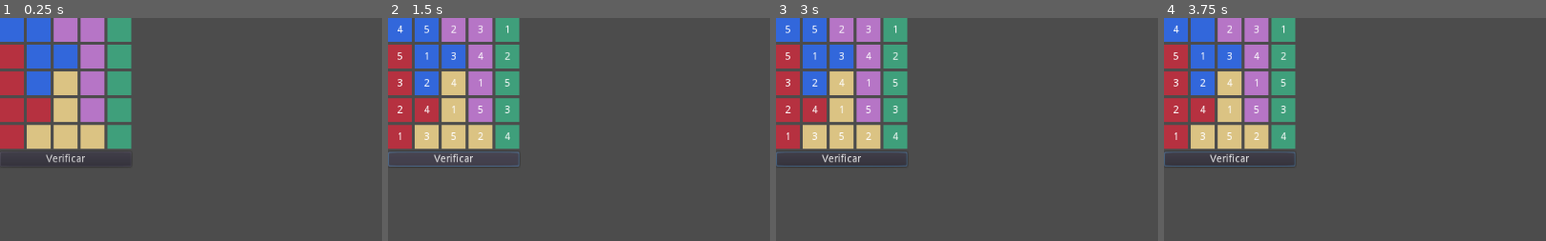
Above: before the commit, frames 1-4 (left to right).
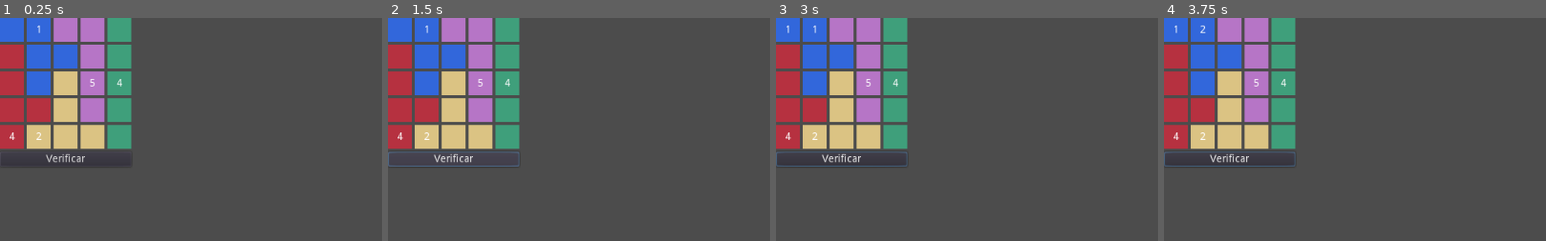
Above: after the commit, the same moments.

Repository: IndieDevEs/reto-5-logi-five
Game: Godot game, scene res://Game/Game.tscn
Same seed, same stepped clock (60 frames per second), same inputs: the game is played once before the commit and once after it.
Inputs (mouse positions are % of the whole screen's width and height, from its top left):
- Up to frame 1 (0.25 s): no input
- Up to frame 2 (1.5 s): click "Verificar" at 0.5 s; click "Verificar" at 1.25 s
- Up to frame 3 (3 s): click "Verificar" at 2 s; tap Enter at 2.75 s; move the mouse to (2, 3) at 2.77 s; click (2, 3) at 2.92 s
- Up to frame 4 (3.75 s): tap Space at 3.5 s; move the mouse to (5, 3) at 3.52 s; click (5, 3) at 3.67 s
The pictures show only the part of the screen within x 0-50%, y 0-50%; the shares and areas given below are measured in that part.

The runs differ from the first frame. In frame 1, 0.1% of the frame differs, in the area x 2-32%, y 3-55%; in frame 2, 0.7%; in frame 3, 0.7%; in frame 4, 0.7%.

Commit message:
Al iniciarl el juego se cargan las pistas del Stage

Diff:
--- a/jjmontes/Stages/Stage.gd
+++ b/jjmontes/Stages/Stage.gd
@@ -2,7 +2,6 @@
 
 var _permutations_class = load("res://Scripts/Permutations.gd")
 
-var _random = RandomNumberGenerator.new()
 var _permutations = _permutations_class.new()
 var block_scene = preload("res://Block/Block.tscn")
 var textures = [
@@ -49,8 +48,10 @@
 ]
 
 func _ready():
-	_random.randomize()
 	_render_stage(0)
+	var stage = stages[0]
+	stage = _create_stage(stage)
+	_draw_clues(stage)
 
 func _render_stage(stage_index):
 	var available_textures = textures.duplicate()
@@ -103,10 +104,7 @@
 	return group
 
 func _on_Button_pressed():
-	#TODO: Probando carga de Stage
-	var stage = stages[0]
-	stage = _create_stage(stage)
-	_draw_stage(stage)
+	pass
 
 func _create_stage(stage):
 	var current_row = 1
@@ -132,6 +130,21 @@
 
 	return stage
 
+func _draw_clues(stage):
+	var random = RandomNumberGenerator.new()
+	var groups = _get_groups(stage)
+	var clues = []
+	for group_name in groups:
+		var group = _get_group(stage, group_name)
+		random.randomize()
+		var block_idx = random.randi_range(0, group.size()-1)
+		clues.append(group[block_idx])
+	for child in get_children():
+		for block in clues:
+			if child.row == block.row and child.column == block.column:
+				child.set_value(str(block.value))
+
+
 func _draw_stage(stage):
 	for child in get_children():
 		for block in stage:
